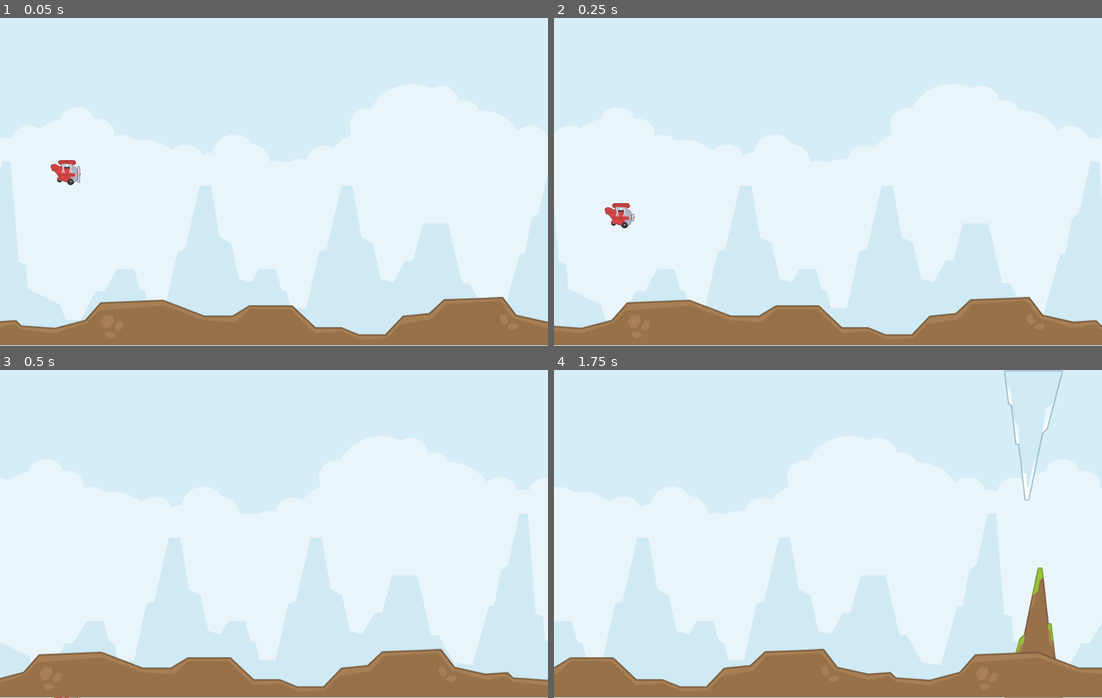
Above: before the commit, frames 1-4 (two rows, left to right).
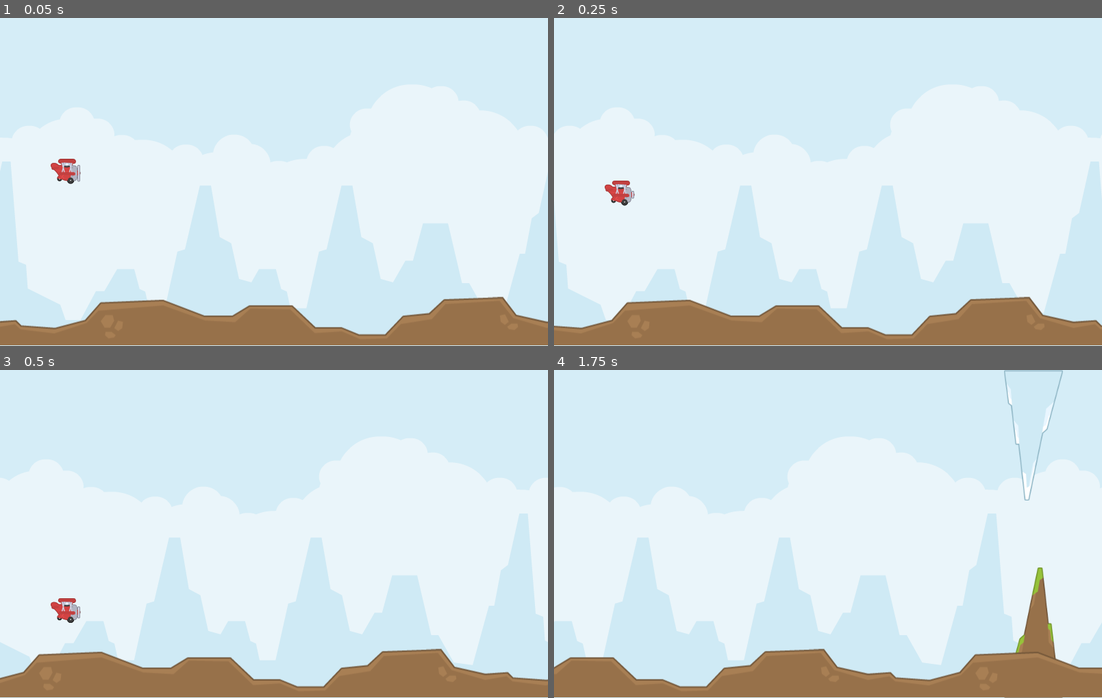
Above: after the commit, the same moments.

Repository: mflash/godotsa2025
Game: Godot game, scene res://main.tscn
Same seed, same stepped clock (60 frames per second), same inputs: the game is played once before the commit and once after it.
Inputs:
- Up to frame 1 (0.05 s): no input
- Up to frame 2 (0.25 s): no input
- Up to frame 3 (0.5 s): no input
- Up to frame 4 (1.75 s): tap Enter (ui_accept) at 0.5, 0.77, 1.52 s

The runs differ from the first frame. In frame 1, 0.1% of the frame differs, in the area x 9-15%, y 42-52%; in frame 2, 0.6%, in the area x 9-15%, y 49-65%; in frame 3, 0.3%; in frame 4, nothing differs.

Commit message:
Ajustes player

Diff:
--- a/main.gd
+++ b/main.gd
@@ -13,12 +13,7 @@
 	$RockDownTimer.wait_time = randf_range(2, 5)
 	$RockUpTimer.wait_time = randf_range(2, 5)
 
-	print("Down: ",$RockDownTimer.wait_time)
-	print("Up:   ",$RockUpTimer.wait_time)
-
-
 func _on_rock_down_timer_timeout() -> void:
-	#print("Down timer")
 	var rock_num := randi_range(0, rocks.size()-1)
 	var rock := rocks[rock_num].instantiate()
 	var sprite := rock.get_node("Sprite2D")
@@ -30,7 +25,6 @@
 
 
 func _on_rock_up_timer_timeout() -> void:
-	#print("Up timer")
 	var rock_num := randi_range(0, rocks.size()-1)
 	var rock := rocks[rock_num].instantiate()
 	var sprite := rock.get_node("Sprite2D")
--- a/player.gd
+++ b/player.gd
@@ -1,8 +1,8 @@
 extends CharacterBody2D
 
-@export var gravity = 2000
-@export var climb = 1000
-@export var max_speed = 1000
+@export var gravity = 1000
+@export var climb = 500
+@export var max_speed = 500
 
 func _physics_process(delta: float) -> void:
 	velocity.y += gravity * delta
Not shown: 1 places in main.tscn that only renumber resources
